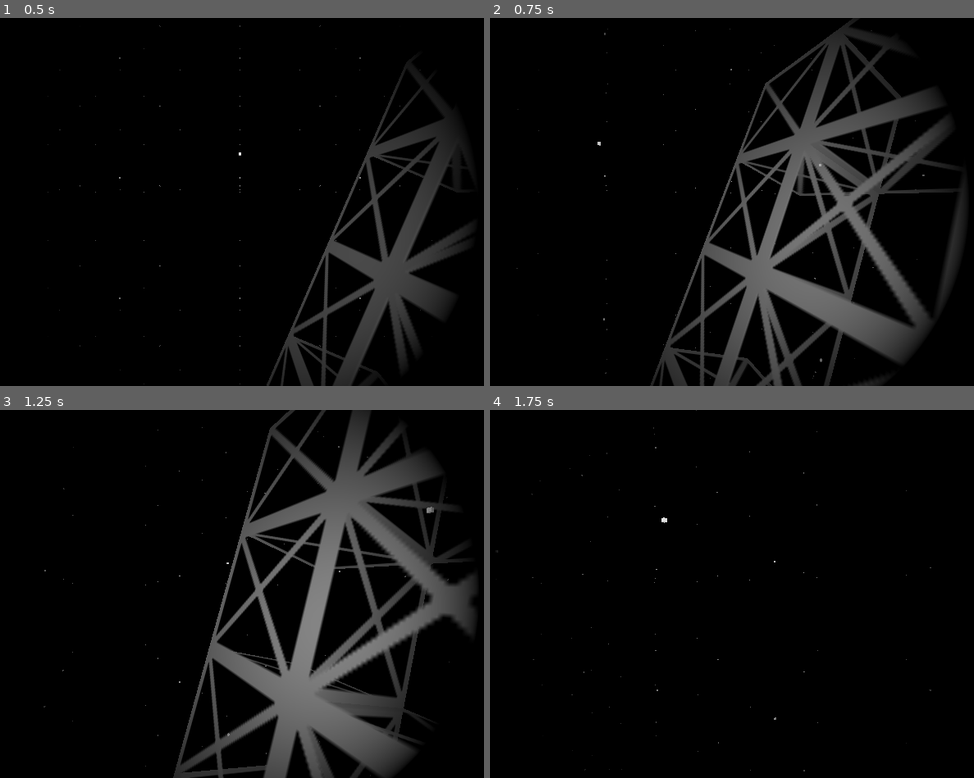
Above: before the commit, frames 1-4 (two rows, left to right).
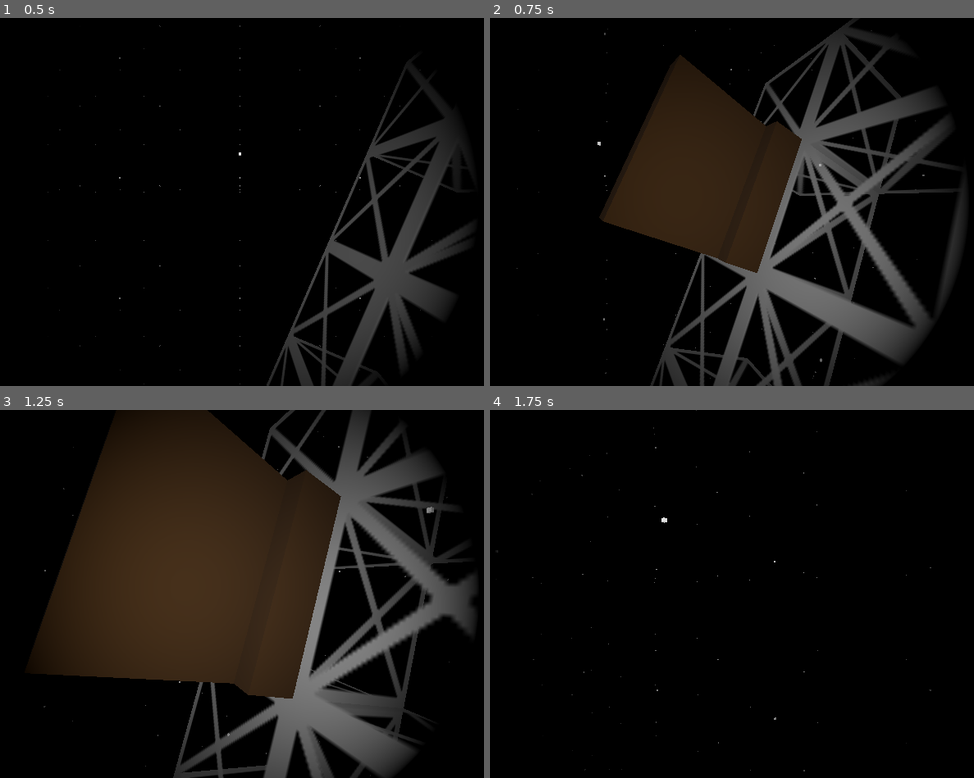
Above: after the commit, the same moments.

Repository: Griiimon/Cosmic-Constructors
Game: Godot game, scene res://game/game.tscn
The game is run twice, just before and just after one commit, with the same random seed, the same clock (stepped at 60 frames per second) and the same inputs.
Inputs (mouse positions are in pixels of both pictures, inside the frame that each line leads up to):
- Up to frame 1 (0.5 s): no input
- Up to frame 2 (0.75 s): tap Enter at 0.5 s; move the mouse to (765, 202) at 0.52 s; hold W (move_forward) from 0.53 s (still down); click (765, 202) at 0.6 s
- Up to frame 3 (1.25 s): keep holding W (move_forward)
- Up to frame 4 (1.75 s): keep holding W (move_forward); move the mouse to (698, 594) at 1.27 s; tap F (interact) at 1.35 s

Frame 1 is identical in both runs. In frame 2, 14% of the frame differs, in the area x 22-65%, y 10-70%; in frame 3, 35%, in the area x 6-71%, y 0-79%; in frame 4, nothing differs.
Error before the commit: Parse Error: Identifier "finished" not declared in the current scope. (res://game/core/player/player_build_state.gd:34)

Commit message:
Update state_machine_state.gd

Diff:
--- a/game/utils/state machine/state_machine_state.gd
+++ b/game/utils/state machine/state_machine_state.gd
@@ -4,6 +4,8 @@
 
 signal state_entered
 signal state_exited
+signal finished
+
 
 
 func on_enter():
